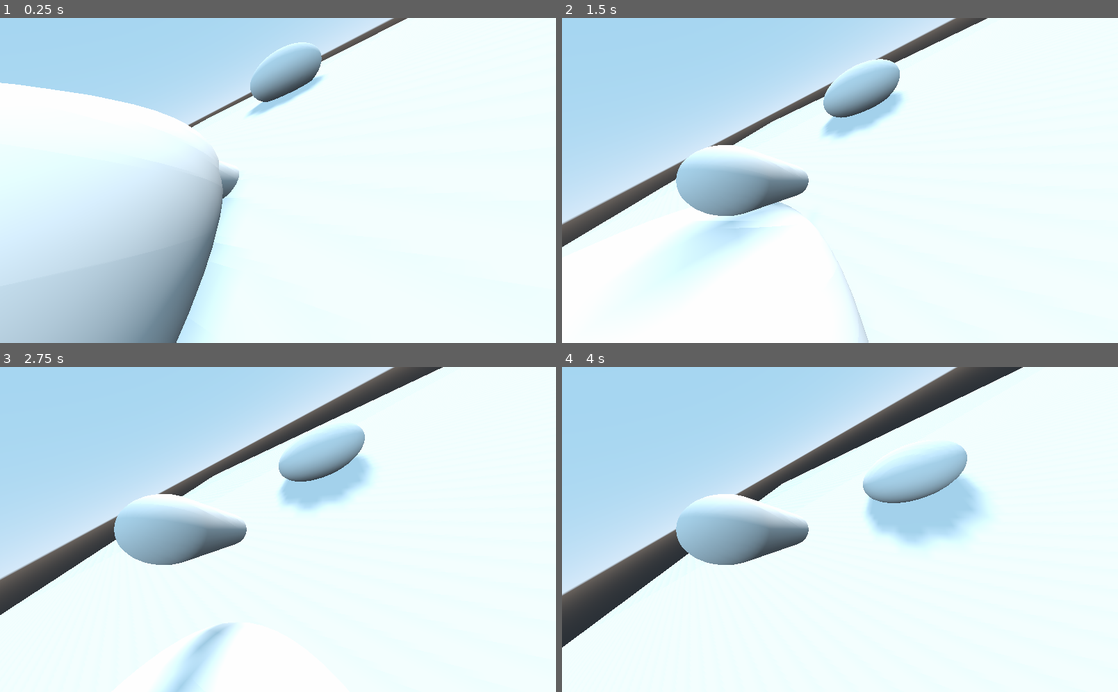
Above: before the commit, frames 1-4 (two rows, left to right).
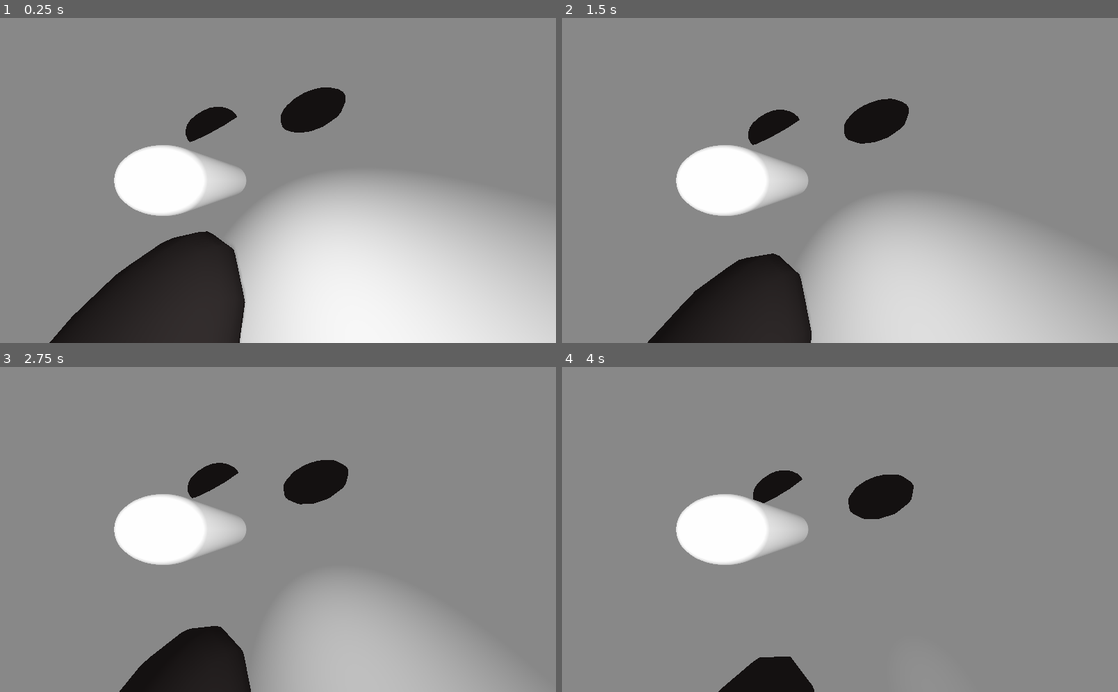
Above: after the commit, the same moments.

Repository: Tass0sm/brine-shrimp-sim-2
Game: Godot game, scene res://main_world.tscn
Same seed, same stepped clock (60 frames per second), same inputs: the game is played once before the commit and once after it.
Inputs:
- Up to frame 1 (0.25 s): no input
- Up to frame 2 (1.5 s): no input
- Up to frame 3 (2.75 s): no input
- Up to frame 4 (4 s): no input

The runs differ from the first frame. In frame 1, 91% of the frame differs, in the area x 0-100%, y 0-100%; in frame 2, 100%; in frame 3, 100%; in frame 4, 100%.

Commit message:
playing with light

Diff:
--- a/main_world.tscn
+++ b/main_world.tscn
@@ -1,18 +1,43 @@
-[gd_scene load_steps=6 format=2]
+[gd_scene load_steps=13 format=2]
 
 [ext_resource path="res://Player.tscn" type="PackedScene" id=1]
+[ext_resource path="res://rockmaterial.tres" type="Material" id=2]
+[ext_resource path="res://temp_wall.tres" type="Material" id=3]
 
 [sub_resource type="BoxShape" id=1]
-extents = Vector3( 30, 1, 30 )
+extents = Vector3( 1, 30, 30 )
 
 [sub_resource type="CubeMesh" id=2]
-size = Vector3( 60, 2, 60 )
+material = ExtResource( 2 )
+size = Vector3( 59.912, 2, 60 )
 
 [sub_resource type="SphereShape" id=3]
 radius = 2.0
 
 [sub_resource type="SphereMesh" id=4]
+material = ExtResource( 2 )
 radius = 2.0
+radial_segments = 12
+rings = 12
+
+[sub_resource type="CubeMesh" id=5]
+material = ExtResource( 2 )
+size = Vector3( 2, 60, 60 )
+
+[sub_resource type="BoxShape" id=6]
+extents = Vector3( 1, 30, 30 )
+
+[sub_resource type="CubeMesh" id=7]
+material = ExtResource( 2 )
+size = Vector3( 60, 60, 2 )
+
+[sub_resource type="BoxShape" id=8]
+extents = Vector3( 30, 30, 1 )
+
+[sub_resource type="Environment" id=10]
+background_mode = 1
+ambient_light_color = Color( 1, 1, 1, 1 )
+ambient_light_energy = 0.25
 
 [node name="main_world" type="Spatial"]
 
@@ -25,10 +50,18 @@
 
 [node name="MeshInstance" type="MeshInstance" parent="Ground"]
 mesh = SubResource( 2 )
+material/0 = ExtResource( 3 )
 
-[node name="DirectionalLight" type="DirectionalLight" parent="."]
-transform = Transform( 0.989634, 0.143614, 7.37335e-09, -0.122487, 0.844054, 0.522082, 0.074978, -0.51667, 0.852895, 0, 2.65283, 0 )
-shadow_enabled = true
+[node name="Ceiling" type="StaticBody" parent="."]
+transform = Transform( 1, 0, 0, 0, 1, 0, 0, 0, 1, 0, 61, 0 )
+
+[node name="CollisionShape" type="CollisionShape" parent="Ceiling"]
+transform = Transform( 1, 0, 0, 0, 1, 0, 0, 0, 1, 1.1219, 0, 0 )
+shape = SubResource( 1 )
+
+[node name="MeshInstance" type="MeshInstance" parent="Ceiling"]
+mesh = SubResource( 2 )
+material/0 = ExtResource( 3 )
 
 [node name="Rock001" type="StaticBody" parent="."]
 transform = Transform( 1, 0, 0, 0, 1, 0, 0, 0, 1, 3, 0.5, 0 )
@@ -38,6 +71,7 @@
 
 [node name="MeshInstance" type="MeshInstance" parent="Rock001"]
 mesh = SubResource( 4 )
+material/0 = ExtResource( 2 )
 
 [node name="Rock002" type="StaticBody" parent="."]
 transform = Transform( 1, 0, 0, 0, 1, 0, 0, 0, 1, 2.03542, 0.342689, 8.99336 )
@@ -46,7 +80,110 @@
 shape = SubResource( 3 )
 
 [node name="MeshInstance" type="MeshInstance" parent="Rock002"]
-transform = Transform( 1, 0, 0, 0, 1, 0, 0, 0, 1, 0.289485, 0.342338, -0.0119114 )
+transform = Transform( 1, 0, 0, 0, 1, 0, 0, 0, 1, -1.65838, 0.452602, 0.749603 )
+mesh = SubResource( 4 )
+
+[node name="Rock003" type="StaticBody" parent="."]
+transform = Transform( 4, 0, 0, 0, 4, 0, 0, 0, 4, -5.63451, -3.34353, -1.3592 )
+
+[node name="CollisionShape" type="CollisionShape" parent="Rock003"]
+shape = SubResource( 3 )
+
+[node name="MeshInstance" type="MeshInstance" parent="Rock003"]
+transform = Transform( 1, 0, 0, 0, 1, 0, 0, 0, 1, -1.65838, 0.452602, 0.749603 )
+mesh = SubResource( 4 )
+
+[node name="Rock004" type="StaticBody" parent="."]
+transform = Transform( 4, 0, 0, 0, 4, 0, 0, 0, 4, 33.3845, -1.69511, 25.3934 )
+
+[node name="CollisionShape" type="CollisionShape" parent="Rock004"]
+shape = SubResource( 3 )
+
+[node name="MeshInstance" type="MeshInstance" parent="Rock004"]
+transform = Transform( 1, 0, 0, 0, 1, 0, 0, 0, 1, -1.65838, 0.452602, 0.749603 )
+mesh = SubResource( 4 )
+
+[node name="Rock005" type="StaticBody" parent="."]
+transform = Transform( 4, 0, 0, 0, 4, 0, 0, 0, 4, 1.79137, 4.19252, -17.2056 )
+
+[node name="CollisionShape" type="CollisionShape" parent="Rock005"]
+shape = SubResource( 3 )
+
+[node name="MeshInstance" type="MeshInstance" parent="Rock005"]
+transform = Transform( 1, 0, 0, 0, 1, 0, 0, 0, 1, -1.65838, 0.452602, 0.749603 )
+mesh = SubResource( 4 )
+
+[node name="Rock006" type="StaticBody" parent="."]
+transform = Transform( 4, 0, 0, 0, 4, 0, 0, 0, 4, 34.7848, 7.77197, -17.2056 )
+
+[node name="CollisionShape" type="CollisionShape" parent="Rock006"]
+shape = SubResource( 3 )
+
+[node name="MeshInstance" type="MeshInstance" parent="Rock006"]
+transform = Transform( 1, 0, 0, 0, 1, 0, 0, 0, 1, -1.65838, 0.452602, 0.749603 )
+mesh = SubResource( 4 )
+
+[node name="Rock007" type="StaticBody" parent="."]
+transform = Transform( 4, 0, 0, 0, 4, 0, 0, 0, 4, -23.5117, 32.8563, -29.0191 )
+
+[node name="CollisionShape" type="CollisionShape" parent="Rock007"]
+shape = SubResource( 3 )
+
+[node name="MeshInstance" type="MeshInstance" parent="Rock007"]
+transform = Transform( 1, 0, 0, 0, 1, 0, 0, 0, 1, -1.65838, 0.452602, 0.749603 )
+mesh = SubResource( 4 )
+
+[node name="Rock008" type="StaticBody" parent="."]
+transform = Transform( 4, 0, 0, 0, 4, 0, 0, 0, 4, -24.7025, 57.6748, -0.949965 )
+
+[node name="CollisionShape" type="CollisionShape" parent="Rock008"]
+shape = SubResource( 3 )
+
+[node name="MeshInstance" type="MeshInstance" parent="Rock008"]
+transform = Transform( 1, 0, 0, 0, 1, 0, 0, 0, 1, -1.65838, 0.452602, 0.749603 )
 mesh = SubResource( 4 )
 
 [node name="Player" parent="." instance=ExtResource( 1 )]
+
+[node name="wall1" type="StaticBody" parent="."]
+transform = Transform( 1, 0, 0, 0, 1, 0, 0, 0, 1, 30, 30, 0 )
+
+[node name="MeshInstance" type="MeshInstance" parent="wall1"]
+mesh = SubResource( 5 )
+material/0 = ExtResource( 3 )
+
+[node name="CollisionShape" type="CollisionShape" parent="wall1"]
+shape = SubResource( 6 )
+
+[node name="wall2" type="StaticBody" parent="."]
+transform = Transform( 1, 0, 0, 0, 1, 0, 0, 0, 1, -30, 30, 0 )
+
+[node name="MeshInstance" type="MeshInstance" parent="wall2"]
+mesh = SubResource( 5 )
+material/0 = ExtResource( 3 )
+
+[node name="CollisionShape" type="CollisionShape" parent="wall2"]
+shape = SubResource( 6 )
+
+[node name="wall3" type="StaticBody" parent="."]
+transform = Transform( 1, 0, 0, 0, 1, 0, 0, 0, 1, 0, 30, 30 )
+
+[node name="MeshInstance" type="MeshInstance" parent="wall3"]
+mesh = SubResource( 7 )
+material/0 = ExtResource( 3 )
+
+[node name="CollisionShape" type="CollisionShape" parent="wall3"]
+shape = SubResource( 8 )
+
+[node name="wall4" type="StaticBody" parent="."]
+transform = Transform( 1, 0, 0, 0, 1, 0, 0, 0, 1, 0, 30, -30 )
+
+[node name="MeshInstance" type="MeshInstance" parent="wall4"]
+mesh = SubResource( 7 )
+material/0 = ExtResource( 3 )
+
+[node name="CollisionShape" type="CollisionShape" parent="wall4"]
+shape = SubResource( 8 )
+
+[node name="WorldEnvironment" type="WorldEnvironment" parent="."]
+environment = SubResource( 10 )
--- a/player.gd
+++ b/player.gd
@@ -2,9 +2,9 @@
 
 # var rng = RandomNumberGenerator.new()
 
-var base_speed = 0.8
+var base_speed = 0.55
 var base_swim_freq = 0.65
-var base_direction_delta = 0.01
+var base_direction_delta = 0.005
 
 var time : float
 
--- a/player.tscn
+++ b/player.tscn
@@ -23,3 +23,8 @@
 
 [node name="Camera" type="Camera" parent="Pivot"]
 fov = 110.0
+
+[node name="OmniLight" type="OmniLight" parent="."]
+light_energy = 2.0
+light_indirect_energy = 2.0
+shadow_enabled = true
--- /dev/null
+++ b/rockmaterial.tres
@@ -0,0 +1,4 @@
+[gd_resource type="SpatialMaterial" format=2]
+
+[resource]
+albedo_color = Color( 0.188235, 0.164706, 0.164706, 1 )
--- /dev/null
+++ b/temp_wall.tres
@@ -0,0 +1,3 @@
+[gd_resource type="SpatialMaterial" format=2]
+
+[resource]
Not shown, added: .gitignore
